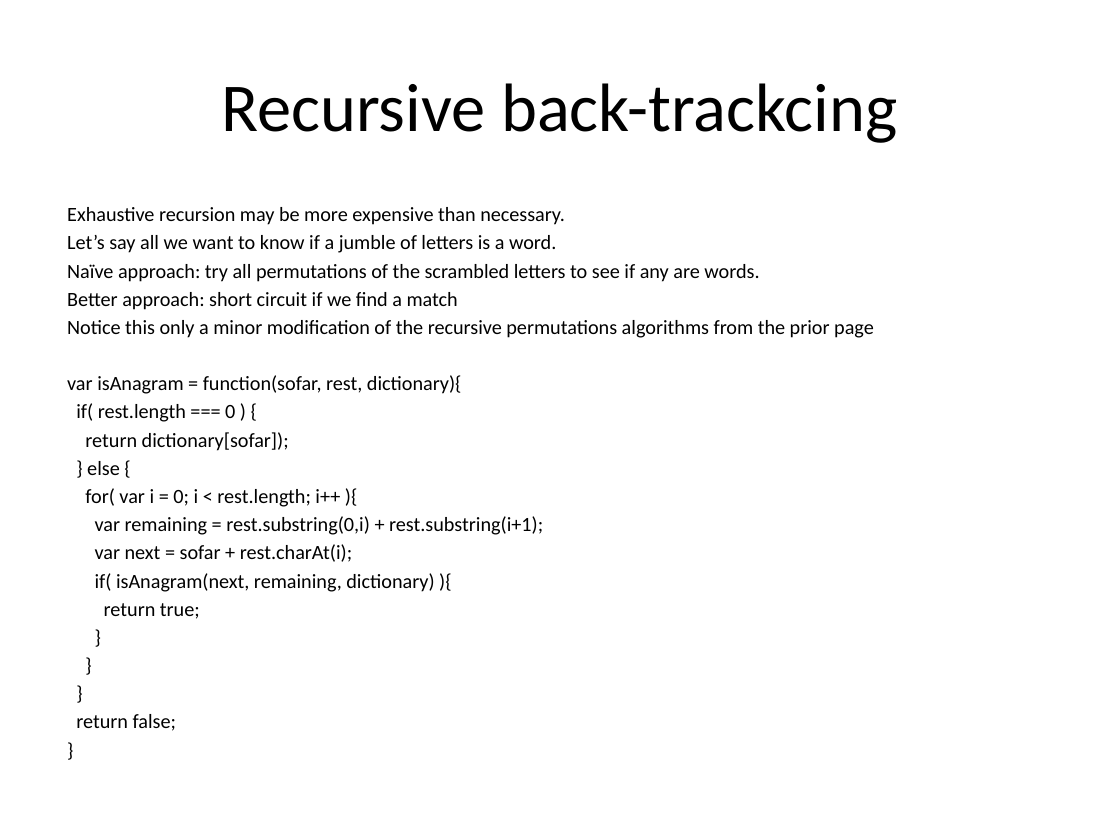
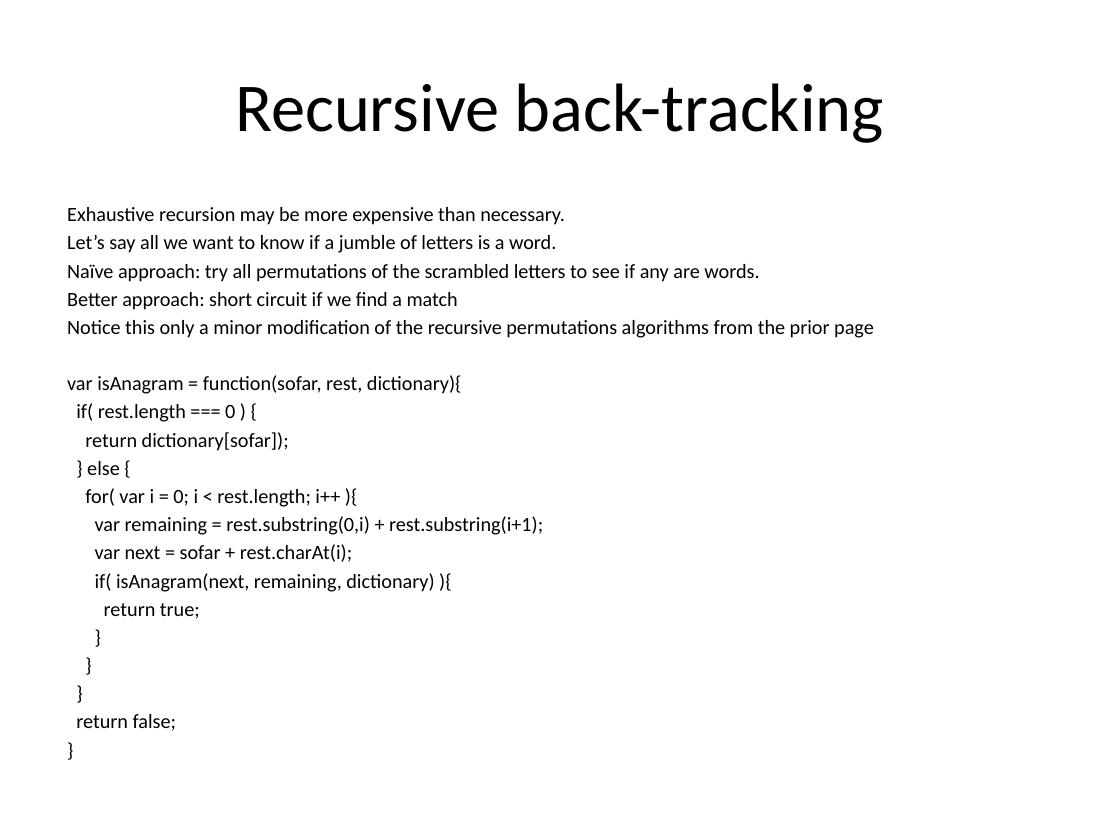
Before and after one commit to azavadil/az_recursion, a slide deck: slide 8 of recursivePatterns.pptx. Drawn at 1120x840 pixels with LibreOffice and Linux fonts; fonts in the diff are those of the drawing. Boxes give left, top, right and bottom in pixels: in the first picture for what was removed or moved away, otherwise in the second. Text is boxed around its words. In the diff, an @@ line names an element or a change of style, - is before the commit and + after.

```diff
--- a/recursivePatterns.pptx
+++ b/recursivePatterns.pptx
@@ title at (235,83,884,143): text changed @@
-Recursive back-trackcing
+Recursive back-tracking
```
Also in this commit, not shown: 1 other slide changed, 2 other files.
